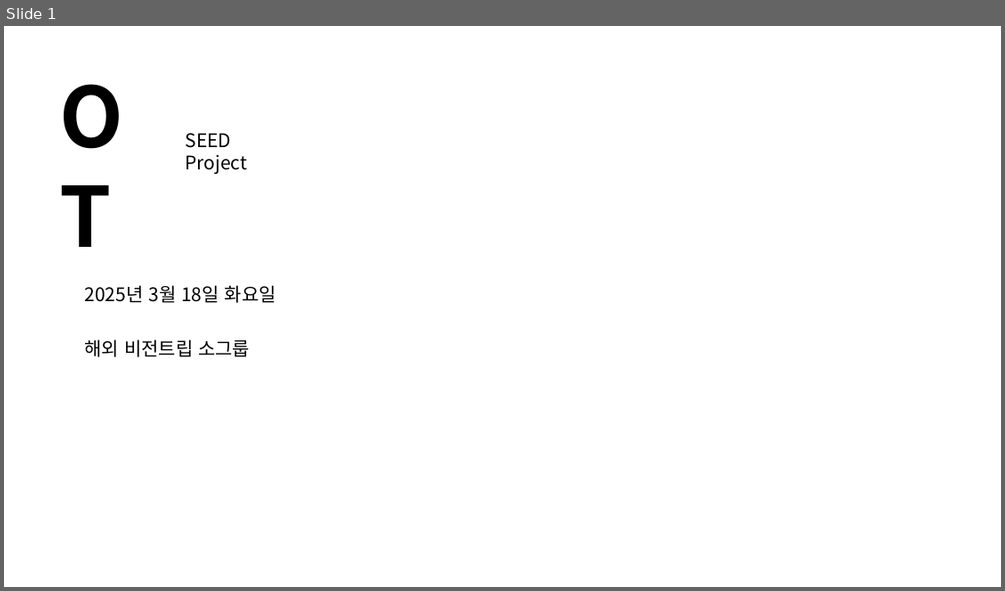
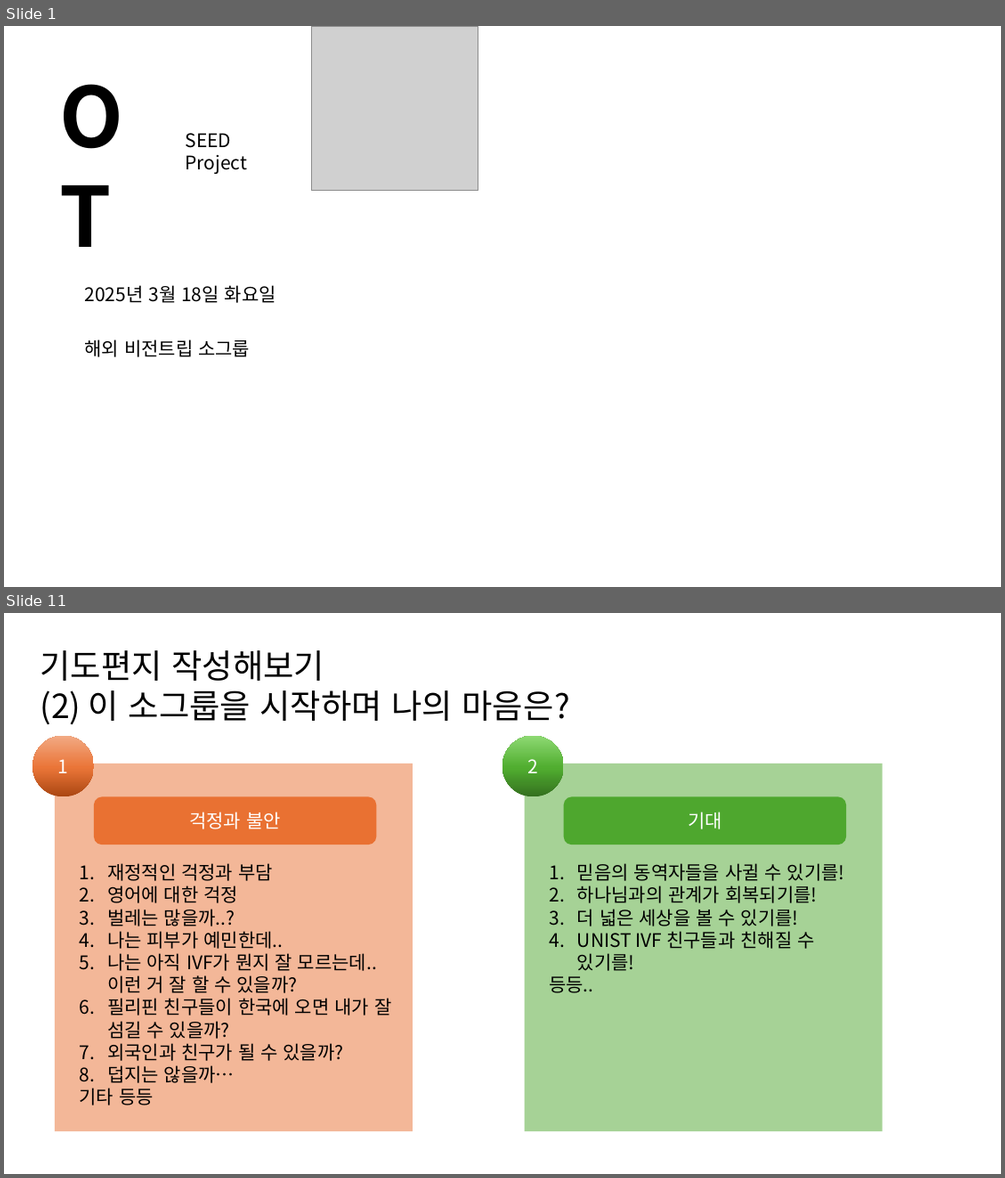
Before and after one commit to 51SB-ANTIMONY/2025-1_UNISTIVF-SEED, a slide deck: PPT/week3_OT, 기도편지 및 회의_20250318.pptx. Shown one above the other, each under a label of ours: slide 1 before the commit, slides 1 and 11 after it; the slides between them are not shown. The pictures are 1005x591 and 1005x1178 pixels, drawn with LibreOffice and Linux fonts; fonts in the diff are those of the drawing; grey boxes stand for pictures. Boxes give left, top, right and bottom in pixels: in the first picture for what was removed or moved away, otherwise in the second. Text is boxed around its words. In the diff, an @@ line names an element or a change of style, - is before the commit and + after.

```diff
--- a/PPT/week3_OT, 기도편지 및 회의_20250318.pptx
+++ b/PPT/week3_OT, 기도편지 및 회의_20250318.pptx
@@ slide 11 added at (4,613,1001,1174), background #FFFFFF @@
@@ text added at (40,650,570,724), 32 pt, text #000000 @@
+기도편지 작성해보기
+(2) 이 소그룹을 시작하며 나의 마음은?
@@ ellipse added at (32,736,94,797), fill gradient #AB4712 to #EA7538 to #F2AA84, 18 pt, text #FFFFFF @@
+1
@@ ellipse added at (502,736,564,797), fill gradient #34701F to #51AE30 to #8ED973, 18 pt, text #FFFFFF @@
+2
@@ rectangle added at (55,763,413,1131), fill #E97132 at 50% opacity @@
@@ rectangle added at (525,763,882,1131), fill #4EA72E at 50% opacity @@
@@ rounded rectangle added at (94,797,376,844), fill #E97132, 18 pt, text #FFFFFF @@
+걱정과 불안
@@ rounded rectangle added at (563,797,846,844), fill #4EA72E, 18 pt, text #FFFFFF @@
+기대
@@ text added at (80,863,391,1105), 18 pt, text #000000 @@
+1. 재정적인 걱정과 부담
+2. 영어에 대한 걱정
+3. 벌레는 많을까..?
+4. 나는 피부가 예민한데..
+5. 나는 아직 IVF가 뭔지 잘 모르는데.. 이런 거 잘 할 수 있을까?
+6. 필리핀 친구들이 한국에 오면 내가 잘 섬길 수 있을까?
+7. 외국인과 친구가 될 수 있을까?
+8. 덥지는 않을까…
+기타 등등
@@ text added at (549,863,845,993), 18 pt, text #000000 @@
+1. 믿음의 동역자들을 사귈 수 있기를!
+2. 하나님과의 관계가 회복되기를!
+3. 더 넓은 세상을 볼 수 있기를!
+4. UNIST IVF 친구들과 친해질 수 있기를!
+등등..
@@ slide 1 changed as well @@
@@ picture added at (311,26,478,191) @@
```
Also in this commit, not shown: 15 other slides added, 1 slide removed, 1 other file.
